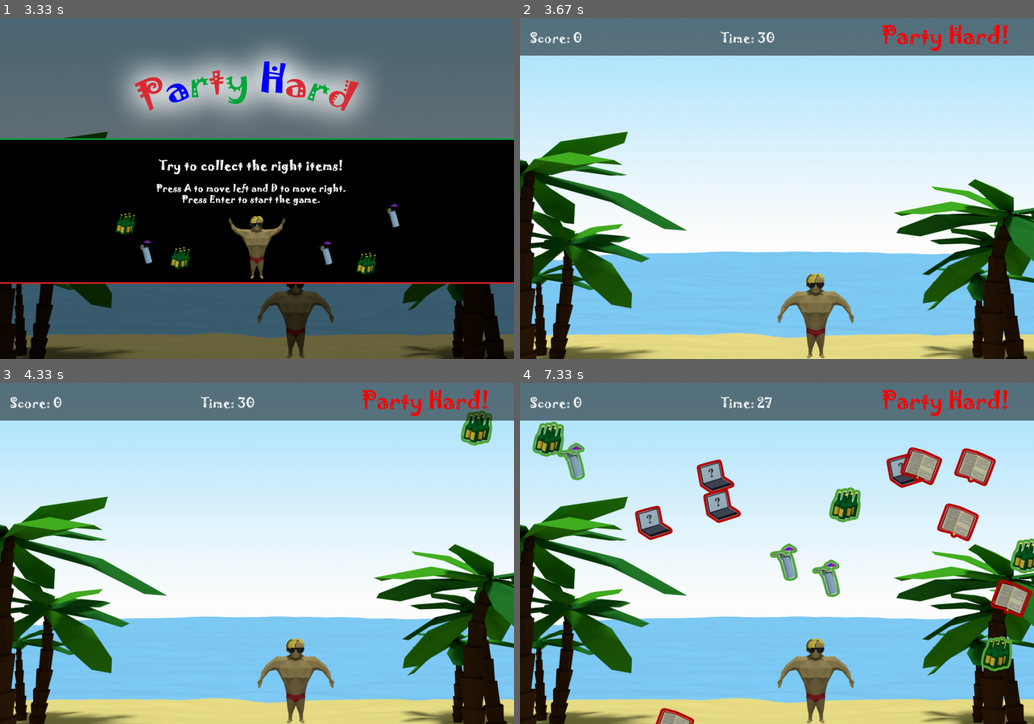
Above: before the commit, frames 1-4 (two rows, left to right).
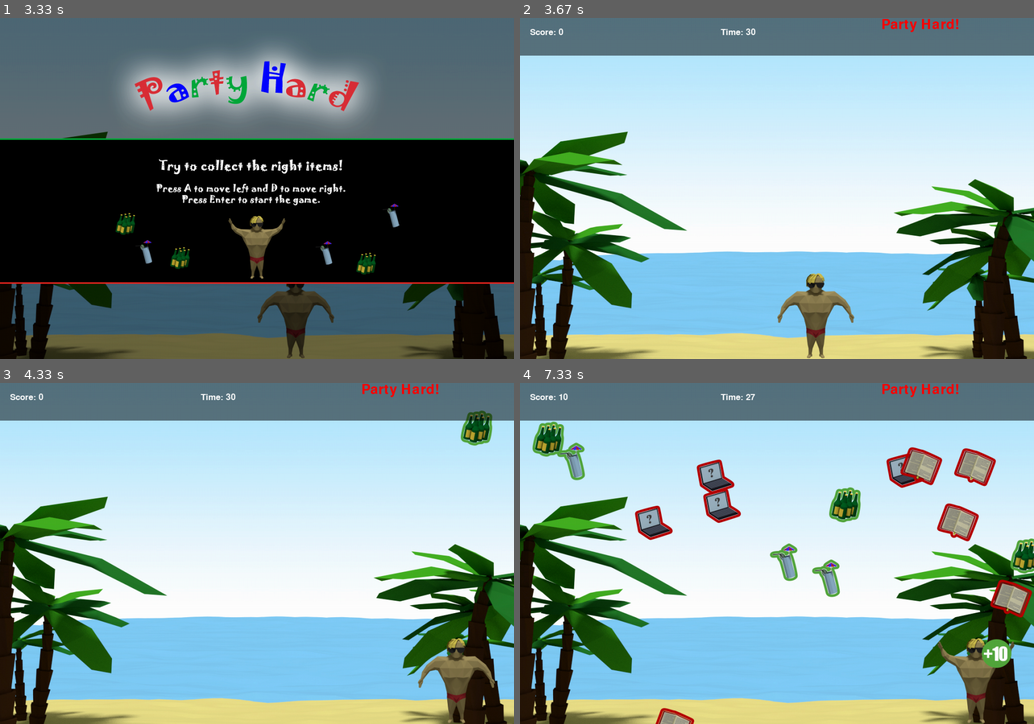
Above: after the commit, the same moments.

Repository: jlee7/ggj2015
Game: pygame game, started from partyhard/main.py
The game is run twice, just before and just after one commit, with the same random seed, the same clock (stepped at 60 frames per second) and the same inputs. The source is Python 2; it was converted automatically to run under Python 3.
Inputs:
- Up to frame 1 (3.33 s): hold M 0.33-0.8 s; hold Right 0.33-0.8 s; hold M 1.83-2.37 s; hold Left 1.83-2.37 s
- Up to frame 2 (3.67 s): tap Enter at 3.47 s
- Up to frame 3 (4.33 s): hold Right from 3.8 s (still down)
- Up to frame 4 (7.33 s): release Right at 4.43 s; hold Left 4.47-4.93 s; hold Right 4.97-5.43 s; hold Right 5.47-5.93 s; hold Left 5.97-6.5 s; hold Left 6.53-6.93 s; hold Right from 6.97 s (still down)

Frame 1 is identical in both runs. In frame 2, 1.1% of the frame differs, in the area x 2-95%, y 0-10%; in frame 3, 3.7%; in frame 4, 4.0%, in the area x 2-97%, y 0-100%.

Commit message:
New Controls and new font

Diff:
--- a/partyhard/game_view.py
+++ b/partyhard/game_view.py
@@ -274,10 +274,9 @@
 
     def __init__(self):
 
-        self.font_big = pygame.font.Font("assets/JOKERMAN.TTF", 44) # Modus
-        self.font_score = pygame.font.Font("assets/JOKERMAN.TTF", 25) # Punkte
-        self.font_game_over_headline = pygame.font.Font("assets/JOKERMAN.TTF", 122)
-        self.font_time = pygame .font.Font("assets/JOKERMAN.TTF", 25) # Zeit
+        self.font_big = pygame.font.Font("assets/KOMIKAX_.ttf", 40) # Modus
+        self.font_score = pygame.font.Font("assets/KOMIKAX_.ttf", 25) # Punkte
+        self.font_time = pygame .font.Font("assets/KOMIKAX_.ttf", 25) # Zeit
 
     def get_score_text(self, score):
         score_text = self.font_score.render("Score: " + str(score), True, (255, 255, 255))
@@ -292,7 +291,3 @@
 
     def get_announce_text2(self):
         return self.font_big.render("Study Time!", True, (0, 0, 255))
-
-    def get_game_over_headline(self):
-        return self.font_game_over_headline.render("GAME OVER", True, (128, 128, 128))
-        return score_text
--- a/partyhard/keyboard_controller.py
+++ b/partyhard/keyboard_controller.py
@@ -37,16 +37,16 @@
 
     def collect_user_game_inputs(self, event):
         if event.type == pygame.KEYDOWN:
-            if event.key==pygame.K_a:
+            if event.key==pygame.K_LEFT:
                 self.keys[0]=True
-            elif event.key==pygame.K_d:
+            elif event.key==pygame.K_RIGHT:
                 self.keys[1]=True
             elif event.key ==pygame.K_m:
                 self.controlkeys[0]=True
         if event.type == pygame.KEYUP:
-            if event.key==pygame.K_a:
+            if event.key==pygame.K_LEFT:
                 self.keys[0]=False
-            elif event.key==pygame.K_d:
+            elif event.key==pygame.K_RIGHT:
                 self.keys[1]=False
             elif event.key==pygame.K_m:
                 self.controlkeys[0]=False
